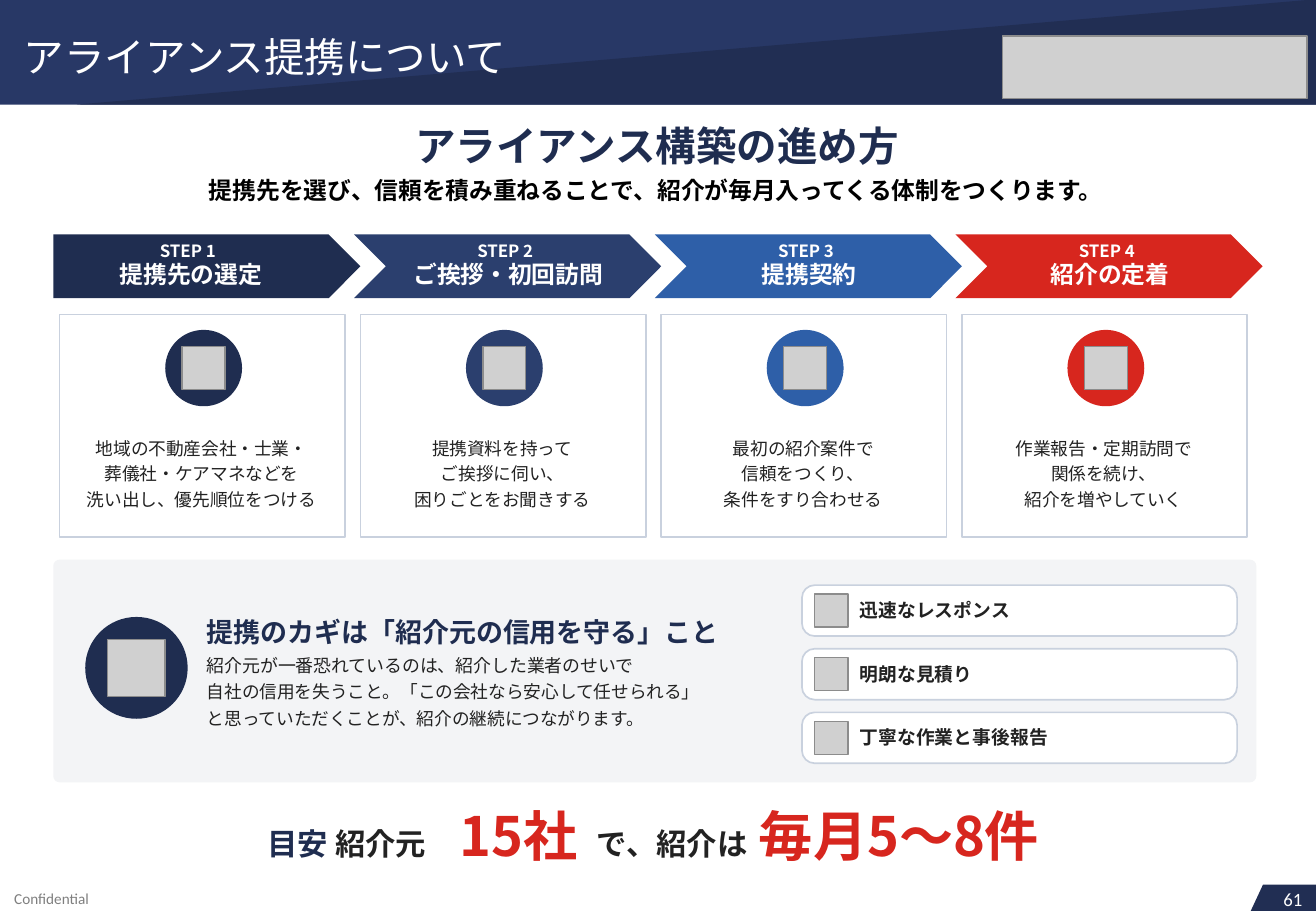
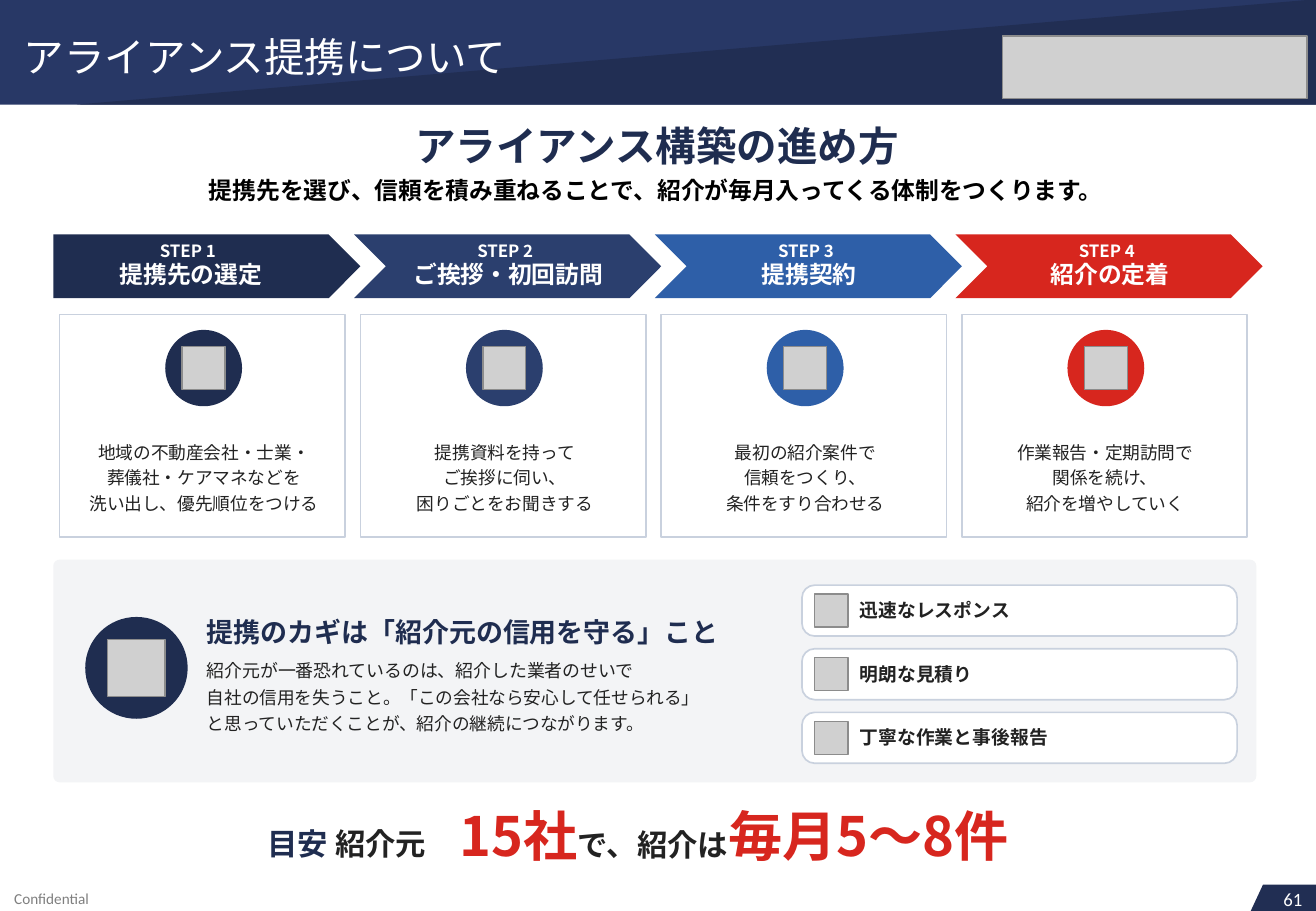
Before and after one commit to soshiro-iki-sys/-, a slide deck: slide 36 of proposals/REVIVAL_LINK様_ご提案書.pptx. Drawn at 1316x911 pixels with LibreOffice and Linux fonts; fonts in the diff are those of the drawing; grey boxes stand for pictures. Boxes give left, top, right and bottom in pixels: in the first picture for what was removed or moved away, otherwise in the second. Text is boxed around its words. In the diff, an @@ line names an element or a change of style, - is before the commit and + after.

```diff
--- a/proposals/REVIVAL_LINK様_ご提案書.pptx
+++ b/proposals/REVIVAL_LINK様_ご提案書.pptx
@@ text at box(98, 444, 309, 461): alignment left to centre; line spacing 1 to 15.1pt @@
@@ text "提携資料を持って": place and size @@
-text "提携資料を持って" at box(432, 440, 572, 457)
+text "提携資料を持って" at box(417, 444, 593, 512)
@@ text at box(435, 444, 575, 461): alignment left to centre; line spacing 1 to 15.1pt @@
@@ text "最初の紹介案件で": place and size @@
-text "最初の紹介案件で" at box(733, 440, 874, 457)
+text "最初の紹介案件で" at box(726, 444, 885, 512)
@@ text at box(735, 444, 876, 461): alignment left to centre; line spacing 1 to 15.1pt @@
@@ text at box(1017, 444, 1193, 461): alignment left to centre; line spacing 1 to 15.1pt @@
@@ text at box(90, 469, 319, 512): paragraphs added @@
+葬儀社・ケアマネなどを
+洗い出し、優先順位をつける
@@ text removed at box(105, 465, 299, 482) @@
-葬儀社・ケアマネなどを
@@ text at box(417, 469, 593, 512): paragraphs added @@
+ご挨拶に伺い、
+困りごとをお聞きする
@@ text removed at box(441, 465, 564, 482) @@
-ご挨拶に伺い、
@@ text at box(726, 469, 885, 512): paragraphs added @@
+信頼をつくり、
+条件をすり合わせる
@@ text removed at box(742, 465, 865, 482) @@
-信頼をつくり、
@@ text at box(1026, 469, 1184, 512): paragraphs added @@
+関係を続け、
+紹介を増やしていく
@@ text removed at box(1051, 465, 1156, 482) @@
-関係を続け、
@@ text removed at box(87, 491, 316, 508) @@
-洗い出し、優先順位をつける
@@ text removed at box(414, 491, 590, 508) @@
-困りごとをお聞きする
@@ text removed at box(724, 491, 883, 508) @@
-条件をすり合わせる
@@ text removed at box(1025, 491, 1183, 508) @@
-紹介を増やしていく
@@ text at box(207, 689, 700, 732): paragraphs added @@
+自社の信用を失うこと。「この会社なら安心して任せられる」
+と思っていただくことが、紹介の継続につながります。
@@ text at box(207, 662, 634, 679): line spacing 1 to 15.8pt @@
@@ text removed at box(207, 683, 700, 700) @@
-自社の信用を失うこと。「この会社なら安心して任せられる」
@@ text removed at box(207, 710, 644, 727) @@
-と思っていただくことが、紹介の継続につながります。
@@ text removed at box(460, 810, 578, 861) @@
-15社
@@ text at box(578, 810, 1008, 861): text changed @@
-毎月5～8件
+15社で、紹介は毎月5～8件
@@ text removed at box(597, 829, 748, 858) @@
-で、紹介は
```
Also in this commit, not shown: 56 other slides changed, 2 other files.
